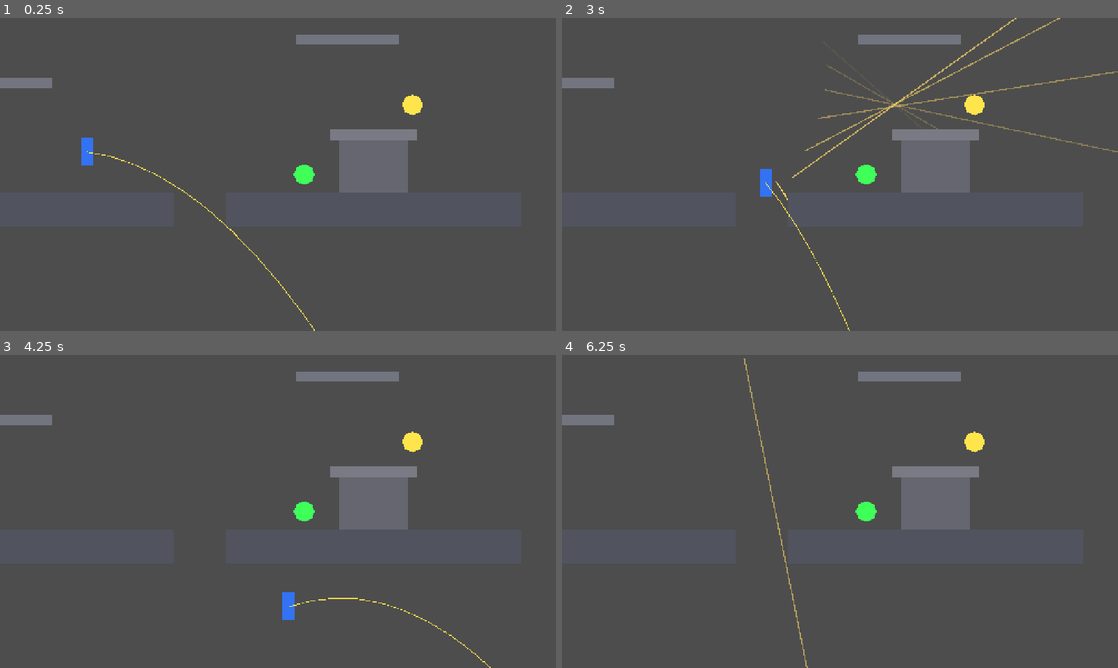
Above: before the commit, frames 1-4 (two rows, left to right).
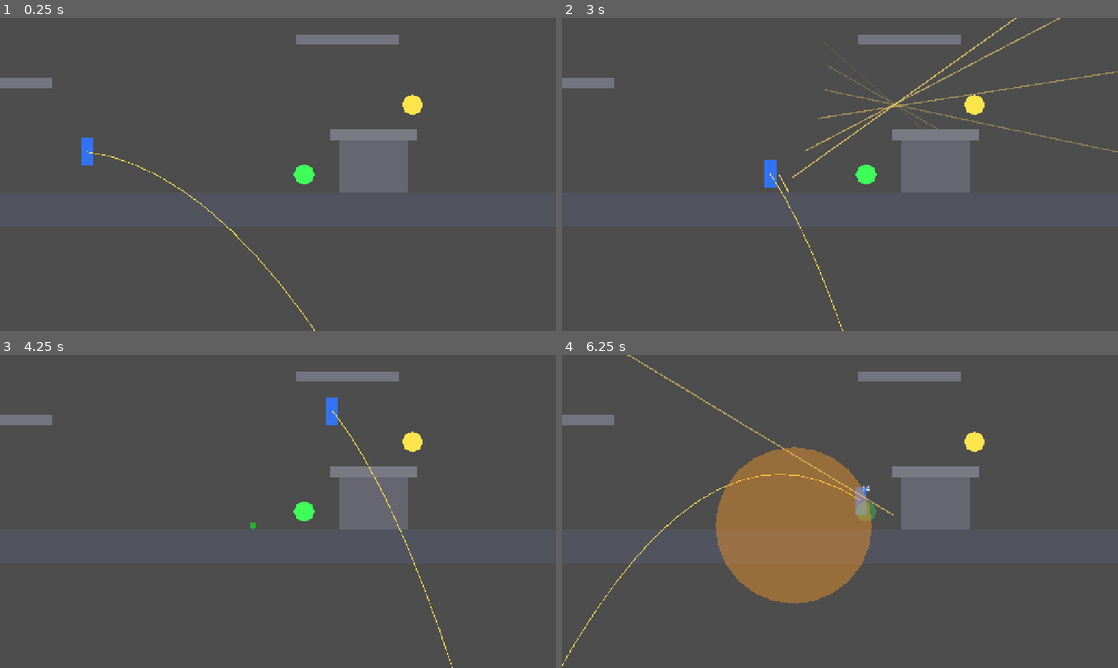
Above: after the commit, the same moments.

Repository: techafreshh/jetpack
Game: Godot game, scene res://scenes/match.tscn
The game is run twice, just before and just after one commit, with the same random seed, the same clock (stepped at 60 frames per second) and the same inputs. This scene is started directly instead of the project's main scene.
Inputs (mouse positions are in pixels of both pictures, inside the frame that each line leads up to):
- Up to frame 1 (0.25 s): no input
- Up to frame 2 (3 s): tap Enter at 0.5 s; move the mouse to (962, 158) at 0.52 s; hold Space (fly) 0.53-1.28 s; hold D (move_right) 0.53-2.03 s; click (962, 158) at 0.67 s; tap W at 0.77, 1.52 s; move the mouse to (728, 190) at 1.27 s; tap S (crouch) at 1.35 s; tap Space (fly) at 1.55, 2.3, 2.85 s; move the mouse to (895, 105) at 2.02 s; press the mouse at (895, 105) at 2.03 s; hold A (move_left) 2.03-2.78 s; move the mouse to (812, 237) at 2.77 s; release the mouse at (812, 237) at 2.78 s; hold D (move_right) from 2.78 s (still down); click (812, 237) at 2.92 s
- Up to frame 3 (4.25 s): keep holding D (move_right); tap W at 3.02, 3.77 s; move the mouse to (444, 558) at 3.52 s; hold Space (fly) from 3.53 s (still down); tap G (throw_grenade) at 3.6 s
- Up to frame 4 (6.25 s): move the mouse to (673, 464) at 4.27 s; release D (move_right) at 4.28 s; release Space (fly) at 4.28 s; hold A (move_left) 4.28-5.03 s; tap Space (fly) at 4.35, 5.3, 6.05 s; tap W at 4.52, 6.02 s; move the mouse to (867, 511) at 5.02 s; hold D (move_right) 5.03-5.78 s; hold S (crouch) 5.03-5.78 s; click (867, 511) at 5.17 s; move the mouse to (756, 433) at 5.77 s; hold A (move_left) from 5.78 s (still down); click (756, 433) at 5.85 s

The runs differ from the first frame. In frame 2, 0.4% of the frame differs, in the area x 35-52%, y 45-100%; in frame 3, 0.7%; in frame 4, 11%, in the area x 0-60%, y 0-100%.

Commit message:
[#30] [discovery] Floor gaps need flight (#50)
* Issue #30: close floor gaps with FloorGap0/1/2 filler slabs

* Issue #30: prove gap run crossings, flight hop, BunkerW run block

Diff:
--- a/jetpack/scenes/arena/greybox.tscn
+++ b/jetpack/scenes/arena/greybox.tscn
@@ -12,6 +12,15 @@
 [sub_resource type="RectangleShape2D" id="RectangleShape2D_floor_d"]
 size = Vector2(880, 80)
 
+[sub_resource type="RectangleShape2D" id="RectangleShape2D_gap_0"]
+size = Vector2(120, 80)
+
+[sub_resource type="RectangleShape2D" id="RectangleShape2D_gap_1"]
+size = Vector2(120, 80)
+
+[sub_resource type="RectangleShape2D" id="RectangleShape2D_gap_2"]
+size = Vector2(120, 80)
+
 [sub_resource type="RectangleShape2D" id="RectangleShape2D_plat_0"]
 size = Vector2(240, 24)
 
@@ -115,6 +124,36 @@
 [node name="Visual" type="Polygon2D" parent="FloorD"]
 color = Color(0.32, 0.33, 0.37, 1)
 polygon = PackedVector2Array(-440, -40, 440, -40, 440, 40, -440, 40)
+
+[node name="FloorGap0" type="StaticBody2D" parent="."]
+position = Vector2(460, 440)
+
+[node name="Collision" type="CollisionShape2D" parent="FloorGap0"]
+shape = SubResource("RectangleShape2D_gap_0")
+
+[node name="Visual" type="Polygon2D" parent="FloorGap0"]
+color = Color(0.32, 0.33, 0.37, 1)
+polygon = PackedVector2Array(-60, -40, 60, -40, 60, 40, -60, 40)
+
+[node name="FloorGap1" type="StaticBody2D" parent="."]
+position = Vector2(1260, 440)
+
+[node name="Collision" type="CollisionShape2D" parent="FloorGap1"]
+shape = SubResource("RectangleShape2D_gap_1")
+
+[node name="Visual" type="Polygon2D" parent="FloorGap1"]
+color = Color(0.32, 0.33, 0.37, 1)
+polygon = PackedVector2Array(-60, -40, 60, -40, 60, 40, -60, 40)
+
+[node name="FloorGap2" type="StaticBody2D" parent="."]
+position = Vector2(2260, 440)
+
+[node name="Collision" type="CollisionShape2D" parent="FloorGap2"]
+shape = SubResource("RectangleShape2D_gap_2")
+
+[node name="Visual" type="Polygon2D" parent="FloorGap2"]
+color = Color(0.32, 0.33, 0.37, 1)
+polygon = PackedVector2Array(-60, -40, 60, -40, 60, 40, -60, 40)
 
 [node name="Plat0" type="StaticBody2D" parent="."]
 position = Vector2(0, 150)
--- a/jetpack/tests/test_arena.gd
+++ b/jetpack/tests/test_arena.gd
@@ -137,6 +137,31 @@
 			check(absf(ceil_bottom - wall_top) <= 40.0, "Ceiling bottom flush with wall tops (bottom=%f top=%f)" % [ceil_bottom, wall_top])
 			check(ceil_size.x >= wall_r_outer - wall_l_outer, "Ceiling covers wall-to-wall width")
 
+	var gap_names: Array = ["FloorGap0", "FloorGap1", "FloorGap2"]
+	var gap_centers: Array = [460.0, 1260.0, 2260.0]
+	var gap_west: Array = [400.0, 1200.0, 2200.0]
+	var gap_east: Array = [520.0, 1320.0, 2320.0]
+	for i in 3:
+		var gap := grey.get_node_or_null(gap_names[i]) as StaticBody2D
+		check(gap != null, "%s exists closing floor gap" % gap_names[i])
+		if gap == null:
+			continue
+		check(gap is StaticBody2D, "%s is StaticBody2D" % gap_names[i])
+		var gpos := (gap as Node2D).position
+		check(absf(gpos.x - float(gap_centers[i])) <= 1.0, "%s center x is %f (got %f)" % [gap_names[i], float(gap_centers[i]), gpos.x])
+		check(absf(gpos.y - 440.0) <= 1.0, "%s center y is 440 (got %f)" % [gap_names[i], gpos.y])
+		var gcol := gap.get_node_or_null("Collision") as CollisionShape2D
+		check(gcol != null and gcol.shape is RectangleShape2D, "%s has RectangleShape2D collision" % gap_names[i])
+		if gcol != null and gcol.shape is RectangleShape2D:
+			var gsize := (gcol.shape as RectangleShape2D).size
+			check(absf(gsize.x - 120.0) <= 1.0 and absf(gsize.y - 80.0) <= 1.0, "%s collision is 120x80 (got %s)" % [gap_names[i], str(gsize)])
+			var gtop := gpos.y - gsize.y * 0.5
+			check(absf(gtop - 400.0) <= 1.0, "%s top face flush at y=400 (got %f)" % [gap_names[i], gtop])
+			var gleft := gpos.x - gsize.x * 0.5
+			var gright := gpos.x + gsize.x * 0.5
+			check(absf(gleft - float(gap_west[i])) <= 1.0, "%s left edge spans gap west %f (got %f)" % [gap_names[i], float(gap_west[i]), gleft])
+			check(absf(gright - float(gap_east[i])) <= 1.0, "%s right edge spans gap east %f (got %f)" % [gap_names[i], float(gap_east[i]), gright])
+
 	var fa := FileAccess.open("res://scenes/arena/greybox.tscn", FileAccess.READ)
 	if fa != null:
 		var text := fa.get_as_text()
@@ -196,3 +221,62 @@
 	Input.action_release("fly")
 	check(touched_ceiling, "sustained thrust contacts ceiling (is_on_ceiling)")
 	check(min_y >= ceil_bottom + soldier_h - 100.0, "climb stopped by ceiling (min y=%f floor=%f)" % [min_y, ceil_bottom + soldier_h - 100.0])
+
+	# Floor-gap run crossings: each filler restores walkable continuity.
+	var run_starts: Array = [300.0, 1100.0, 2100.0]
+	var run_targets: Array = [540.0, 1340.0, 2340.0]
+	for i in 3:
+		soldier.position = Vector2(float(run_starts[i]), 360.0)
+		soldier.velocity = Vector2.ZERO
+		Input.action_release("fly")
+		await process_frame
+		await physics_frame
+		for s in 60:
+			if soldier.is_on_floor():
+				break
+			await physics_frame
+		Input.action_press("move_right")
+		var lo_y: float = soldier.position.y
+		var hi_y: float = soldier.position.y
+		for t in 180:
+			await physics_frame
+			lo_y = minf(lo_y, soldier.position.y)
+			hi_y = maxf(hi_y, soldier.position.y)
+		Input.action_release("move_right")
+		for s in 10:
+			await physics_frame
+		check(soldier.position.x > float(run_targets[i]), "run crosses gap %d past east edge (x=%f target=%f)" % [i, soldier.position.x, float(run_targets[i])])
+		check(lo_y >= 360.0 and hi_y <= 440.0, "run over gap %d stays on floor-top y in [360,440] (lo=%f hi=%f)" % [i, lo_y, hi_y])
+		check(soldier.is_on_floor(), "soldier on floor after gap %d run crossing" % i)
+
+	# Flight hop over the middle gap still works and gains height.
+	soldier.position = Vector2(1100.0, 360.0)
+	soldier.velocity = Vector2.ZERO
+	await process_frame
+	await physics_frame
+	var hop_start_y: float = soldier.position.y
+	var hop_min_y: float = soldier.position.y
+	Input.action_press("fly")
+	Input.action_press("move_right")
+	for t in 180:
+		soldier.set("fuel", float(soldier.get("fuel_max")))
+		await physics_frame
+		hop_min_y = minf(hop_min_y, soldier.position.y)
+	Input.action_release("fly")
+	Input.action_release("move_right")
+	check(soldier.position.x > 1340.0, "flight hop crosses middle gap (x=%f)" % soldier.position.x)
+	check(hop_min_y <= hop_start_y - 20.0, "flight hop gains height over gap (min y=%f start=%f)" % [hop_min_y, hop_start_y])
+
+	# BunkerW still blocks pure run, so flight keeps meaning for tuning.
+	soldier.position = Vector2(700.0, 360.0)
+	soldier.velocity = Vector2.ZERO
+	Input.action_release("fly")
+	await process_frame
+	await physics_frame
+	Input.action_press("move_right")
+	var bunker_max_x: float = soldier.position.x
+	for t in 300:
+		await physics_frame
+		bunker_max_x = maxf(bunker_max_x, soldier.position.x)
+	Input.action_release("move_right")
+	check(bunker_max_x < 980.0, "BunkerW blocks pure run (max x=%f)" % bunker_max_x)
Not shown: 1 places in jetpack/scenes/arena/greybox.tscn that only renumber resources
